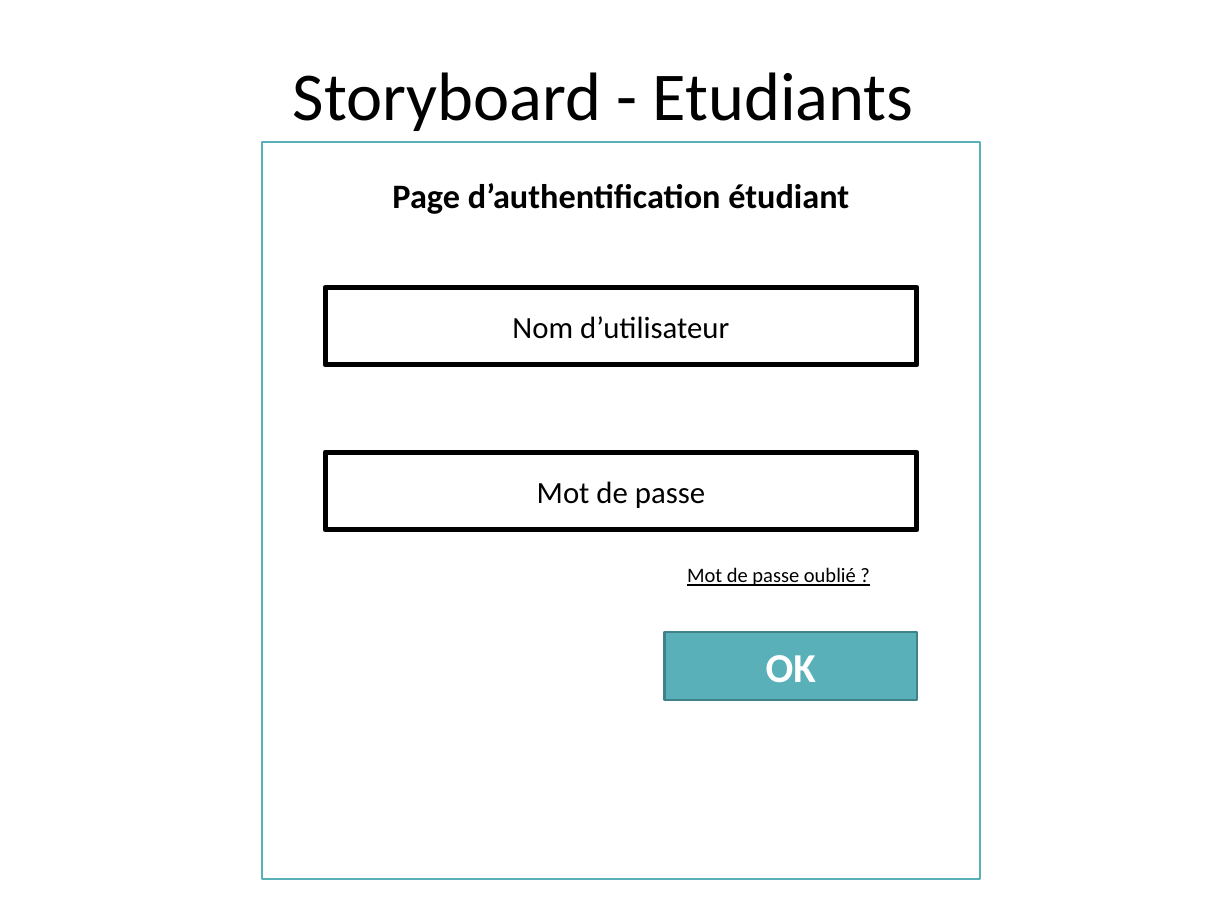
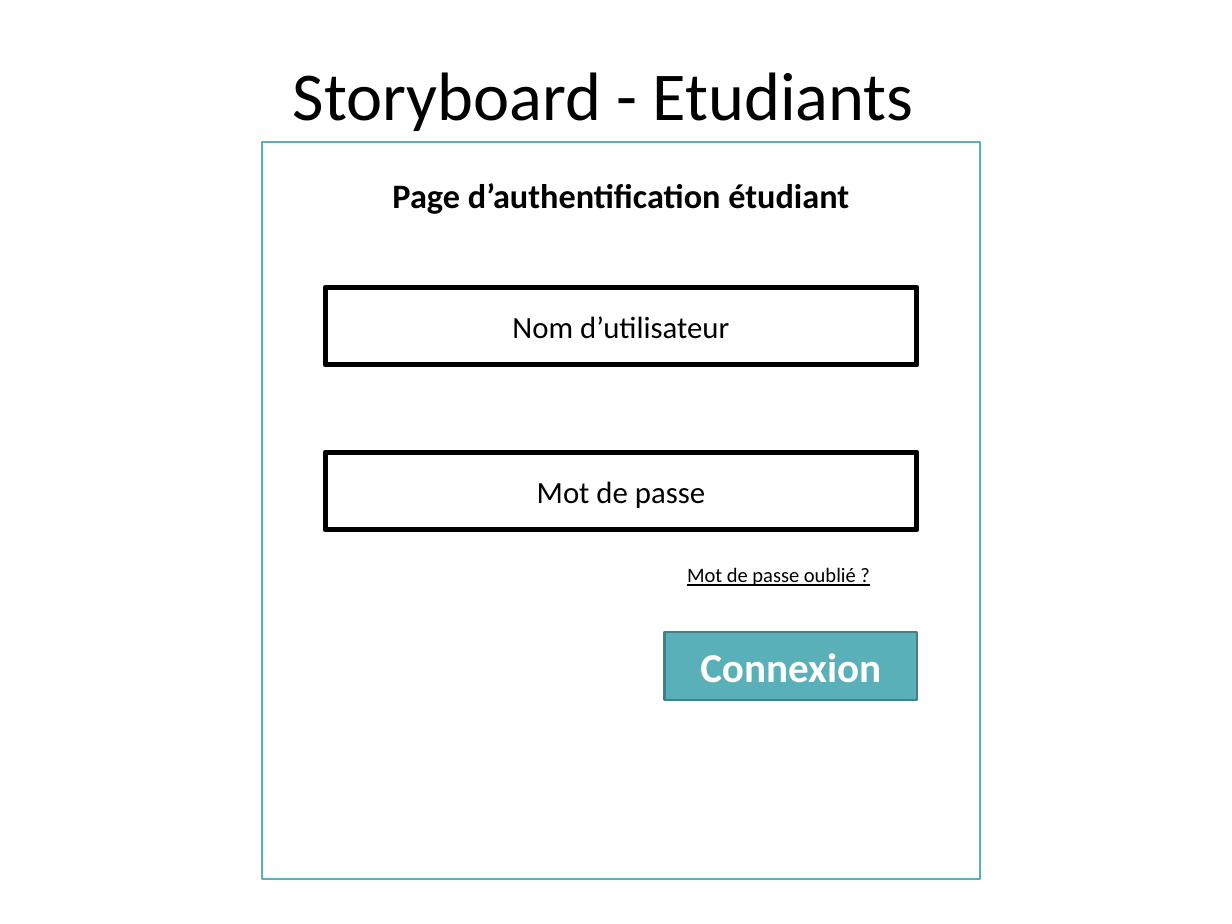
Before and after one commit to Ghostivan/Moyenne, a slide deck: slide 3 of Documents/Ma Moyenne.pptx. Drawn at 1232x924 pixels with LibreOffice and Linux fonts; fonts in the diff are those of the drawing; background and template pictures are left out. Boxes give left, top, right and bottom in pixels: in the first picture for what was removed or moved away, otherwise in the second. Text is boxed around its words. In the diff, an @@ line names an element or a change of style, - is before the commit and + after.

```diff
--- a/Documents/Ma Moyenne.pptx
+++ b/Documents/Ma Moyenne.pptx
@@ text in rectangle at [700, 653, 881, 683]: text changed @@
-OK
+Connexion
```
Also in this commit, not shown: 2 other slides changed, 57 other files.
